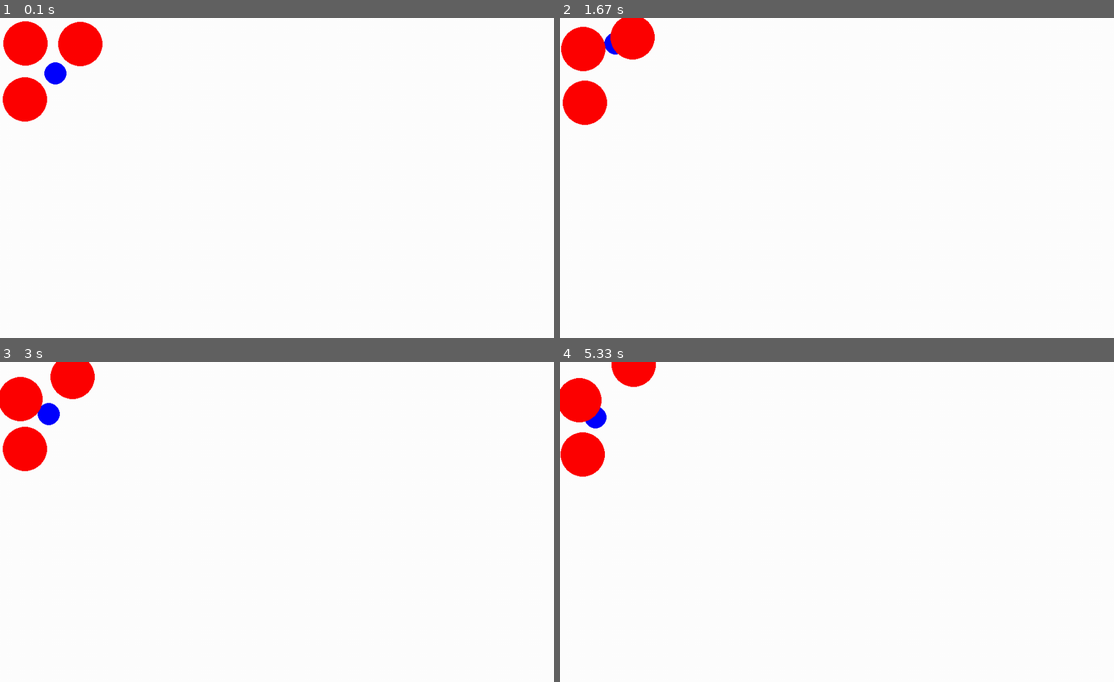
Above: before the commit, frames 1-4 (two rows, left to right).
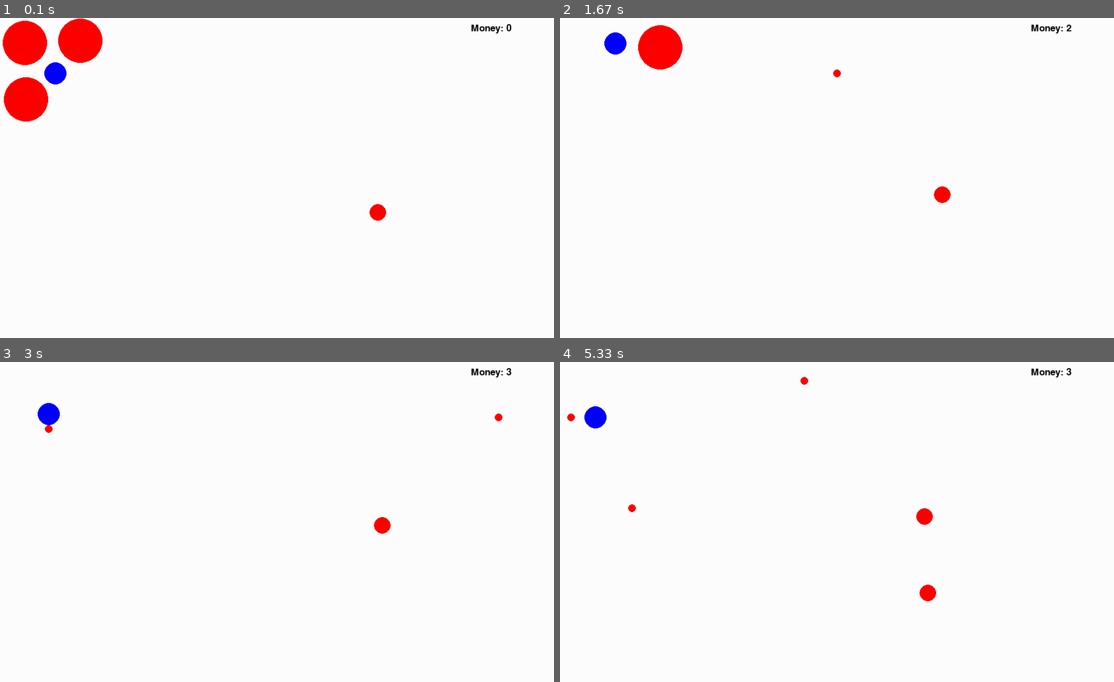
Above: after the commit, the same moments.

Repository: Larionov0/KyryloChitovec_Lessons
Game: pygame game, started from PYGAME/main.py
Two runs of this game, one before a commit and one after it. Both use one fixed random seed, a clock stepped at 60 frames per second and the inputs below.
Inputs:
- Up to frame 1 (0.1 s): no input
- Up to frame 2 (1.67 s): hold Left 0.33-0.8 s; hold D 0.33-0.8 s; hold D 0.83-1.3 s; hold Right 0.83-1.3 s; hold W 1.33-1.63 s; hold Up 1.33-1.63 s
- Up to frame 3 (3 s): hold D 1.67-2.13 s; hold Right 1.67-2.13 s; hold A 2.17-2.7 s; hold Left 2.17-2.7 s; hold S from 2.73 s (still down); hold Down from 2.73 s (still down)
- Up to frame 4 (5.33 s): release S at 3.03 s; release Down at 3.03 s; hold A 3.07-3.47 s; hold Left 3.07-3.47 s; hold W 3.5-3.87 s; hold Up 3.5-3.87 s; hold D 3.9-4.53 s; hold Right 3.9-4.53 s; hold S 4.57-4.93 s; hold Down 4.57-4.93 s; hold A from 4.97 s (still down); hold Left from 4.97 s (still down)

The runs differ from the first frame. In frame 1, 0.6% of the frame differs, in the area x 0-93%, y 0-64%; in frame 2, 3.4%, in the area x 0-93%, y 0-58%; in frame 3, 2.8%; in frame 4, 2.7%.

Commit message:
Last lesson

Diff:
--- a/PYGAME/main.py
+++ b/PYGAME/main.py
@@ -1,5 +1,6 @@
 import random
 import pygame
+import time
 pygame.init()
 
 WHITE = (255, 255, 255)
@@ -12,10 +13,69 @@
 HEIGHT = 600
 
 
-class Hero:
-    def __init__(self, x, y, radius, color, speed, points):
+def distance(point1, point2):
+    return ((point1[0] - point2[0]) ** 2 + (point1[1] - point2[1]) ** 2) ** 0.5
+
+
+class GameObject:
+    def __init__(self, x, y):
         self.x = x
         self.y = y
+
+    def update(self, data):
+        pass
+
+    def draw(self, window):
+        pass
+
+    def move(self, dir, speed):
+        if dir == 'w':
+            self.y -= speed
+        elif dir == 's':
+            self.y += speed
+        elif dir == 'a':
+            self.x -= speed
+        elif dir == 'd':
+            self.x += speed
+
+
+class CircleGameObject(GameObject):
+    def check_collision(self, other):
+        if distance((self.x, self.y), (other.x, other.y)) <= self.radius + other.radius:
+            return True
+        else:
+            return False
+
+
+class Bullet(CircleGameObject):
+    def __init__(self, x, y, damage, speed, r, dir):
+        super().__init__(x, y)
+        self.damage = damage
+        self.speed = speed
+        self.radius = r
+        self.dir = dir
+
+    def update(self, data):
+        self.move(self.dir, self.speed)
+
+        if self.x < 0 or self.x > WIDTH or self.y < 0 or self.y > HEIGHT:
+            data['bullets'].remove(self)
+            return
+
+        for enemy in data['enemies']:
+            if self.check_collision(enemy):
+                enemy.die(data)
+                data['bullets'].remove(self)
+                break
+
+    def draw(self, window):
+        # pygame.draw.rect(window, RED, (self.x, self.y, self.size, self.size))
+        pygame.draw.circle(window, RED, (self.x, self.y), self.radius)
+
+
+class Hero(CircleGameObject):
+    def __init__(self, x, y, radius, color, speed, points):
+        super().__init__(x, y)
         self.radius = radius
         self.color = color
         self.speed = speed
@@ -32,28 +92,41 @@
         elif data['hor'] == -1:
             self.x -= self.speed
 
+    def handle_wasd(self, key, data):
+        dir = chr(key)
+        data['bullets'].append(
+            Bullet(self.x, self.y, 10, 5, 7, dir)
+        )
+
     def draw(self, window):
         pygame.draw.circle(window, self.color, (self.x, self.y), self.radius)
 
 
-class Enemy:
+class Enemy(CircleGameObject):
+    time_spawn = 0
+
     def __init__(self, x, y, radius, color, speed):
-        self.x = x
-        self.y = y
+        super().__init__(x, y)
         self.radius = radius
         self.color = color
         self.speed = speed
 
     def update(self, data):
         dir = random.choice(['w', 'a', 's', 'd'])
-        if dir == 'w':
-            self.y -= 1
-        elif dir == 's':
-            self.y += 1
-        elif dir == 'a':
-            self.x -= 1
-        elif dir == 'd':
-            self.x += 1
+        self.move(dir, self.speed)
+
+    def die(self, data):
+        data['enemies'].remove(self)
+        data['hero'].points += 1
+
+    @classmethod
+    def check_respawn(cls, data):
+        time_spent = time.time() - data['time_start']
+        if time_spent > cls.time_spawn:
+            data['enemies'].append(
+                cls(random.randint(100, WIDTH-100), random.randint(50, HEIGHT - 50), 15, RED, 4)
+            )
+            cls.time_spawn += 5
 
     def draw(self, window):
         pygame.draw.circle(window, self.color, (self.x, self.y), self.radius)
@@ -64,10 +137,6 @@
 
 clock = pygame.time.Clock()
 
-data = {
-    'hor': 0,
-    'vert': 0
-}
 
 hero = Hero(100, 100, 20, BLUE, 3, 0)
 enemies = [
@@ -75,6 +144,16 @@
     Enemy(145, 45, 40, RED, 2),
     Enemy(45, 145, 40, RED, 2)
 ]
+bullets = []
+
+data = {
+    'hor': 0,
+    'vert': 0,
+    'hero': hero,
+    'enemies': enemies,
+    'bullets': bullets,
+    'time_start': time.time()
+}
 
 while True:
     for event in pygame.event.get():
@@ -89,6 +168,10 @@
                 data['hor'] = -1
             elif event.key == pygame.K_RIGHT:
                 data['hor'] = 1
+
+            elif event.key in [pygame.K_w, pygame.K_a, pygame.K_s, pygame.K_d]:
+                hero.handle_wasd(event.key, data)
+
         elif event.type == pygame.KEYUP:
             if event.key in (pygame.K_UP, pygame.K_DOWN):
                 data['vert'] = 0
@@ -96,16 +179,25 @@
                 data['hor'] = 0
 
     # update
+    Enemy.check_respawn(data)
     hero.update(data)
     for enemy in enemies:
         enemy.update(data)
+    for bullet in bullets:
+        bullet.update(data)
 
     # draw
     window.fill(WHITE)
+
+    f1 = pygame.font.Font(None, 25)
+    text = f1.render(f'Money: {hero.points}', True, BLACK)
+    window.blit(text, (850, 10))
 
     hero.draw(window)
     for enemy in enemies:
         enemy.draw(window)
+    for bullet in bullets:
+        bullet.draw(window)
 
     pygame.display.update()
     clock.tick(60)
